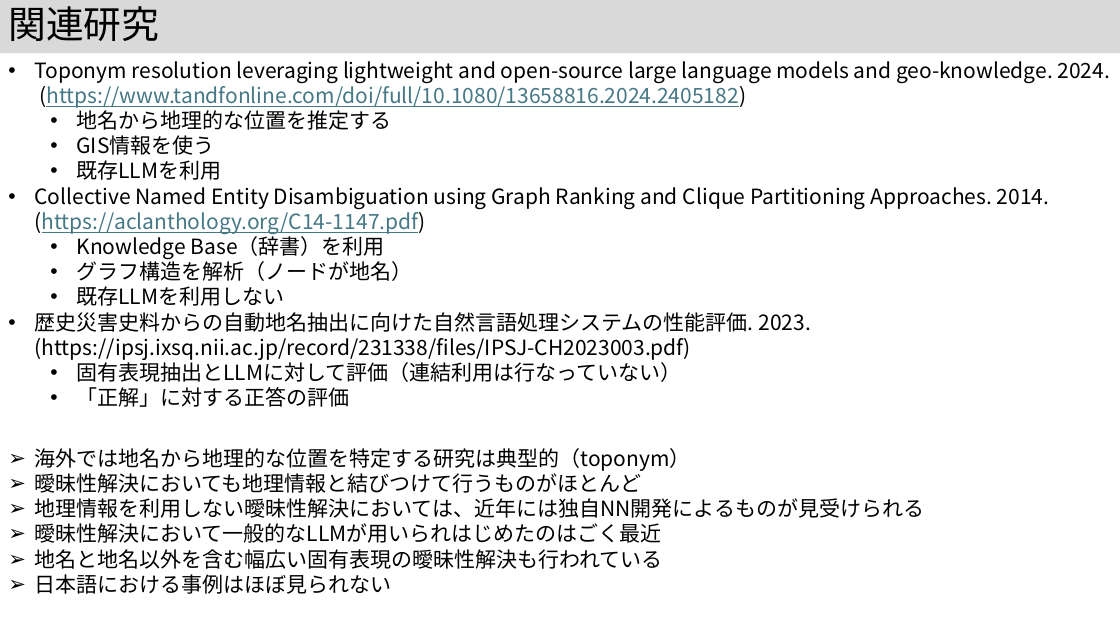
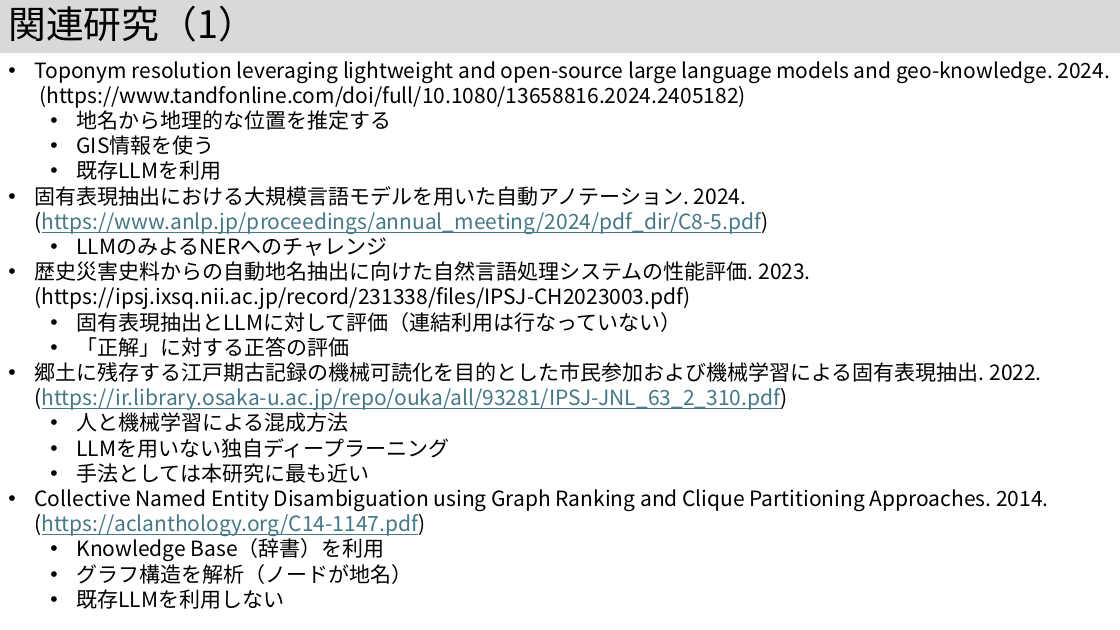
Before and after one commit to kouamano/nihongo-region-name-extract, a slide deck: slide 5 of jsik2026taikai.pptx. Drawn at 1120x630 pixels with LibreOffice and Linux fonts; fonts in the diff are those of the drawing. Boxes give left, top, right and bottom in pixels: in the first picture for what was removed or moved away, otherwise in the second. Text is boxed around its words. In the diff, an @@ line names an element or a change of style, - is before the commit and + after.

```diff
--- a/jsik2026taikai.pptx
+++ b/jsik2026taikai.pptx
@@ title at (8, 6, 256, 42): text changed @@
-関連研究
+関連研究（1）
@@ text at (35, 61, 1110, 108): text colour #467886 to #000000, underline off in "(https://www.tandfonline.com/doi/full/10.1080/13658816.2024. ..." @@
@@ text at (35, 186, 1041, 483): paragraphs added @@
+• 固有表現抽出における大規模言語モデルを用いた自動アノテーション. 2024. (https://www.anlp.jp/proceedings/annual_meeting/2024/pdf_dir/C8-5.pdf)
+  • LLMのみよるNERへのチャレンジ
+• 歴史災害史料からの自動地名抽出に向けた自然言語処理システムの性能評価. 2023. (https://ipsj.ixsq.nii.ac.jp/record/231338/files/IPSJ-CH2023003.pdf)
+  • 固有表現抽出とLLMに対して評価（連結利用は行なっていない）
+  • 「正解」に対する正答の評価
+• 郷土に残存する江戸期古記録の機械可読化を目的とした市民参加および機械学習による固有表現抽出. 2022. (https://ir.library.osaka-u.ac.jp/repo/ouka/all/93281/IPSJ-JNL_63_2_310.pdf)
+  • 人と機械学習による混成方法
+  • LLMを用いない独自ディープラーニング
+  • 手法としては本研究に最も近い
@@ text at (35, 312, 810, 407): paragraphs removed @@
-• 歴史災害史料からの自動地名抽出に向けた自然言語処理システムの性能評価. 2023. (https://ipsj.ixsq.nii.ac.jp/record/231338/files/IPSJ-CH2023003.pdf)
-  • 固有表現抽出とLLMに対して評価（連結利用は行なっていない）
-  • 「正解」に対する正答の評価
@@ text removed at (35, 448, 925, 594) @@
-➢ 海外では地名から地理的な位置を特定する研究は典型的（toponym）
-➢ 曖昧性解決においても地理情報と結びつけて行うものがほとんど
-➢ 地理情報を利用しない曖昧性解決においては、近年には独自NN開発によるものが見受けられる
-➢ 曖昧性解決において一般的なLLMが用いられはじめたのはごく最近
-➢ 地名と地名以外を含む幅広い固有表現の曖昧性解決も行われている
-➢ 日本語における事例はほぼ見られない
```
Also in this commit, not shown: 2 other slides changed, 1 slide added, 1 slide removed, 1 other file.
